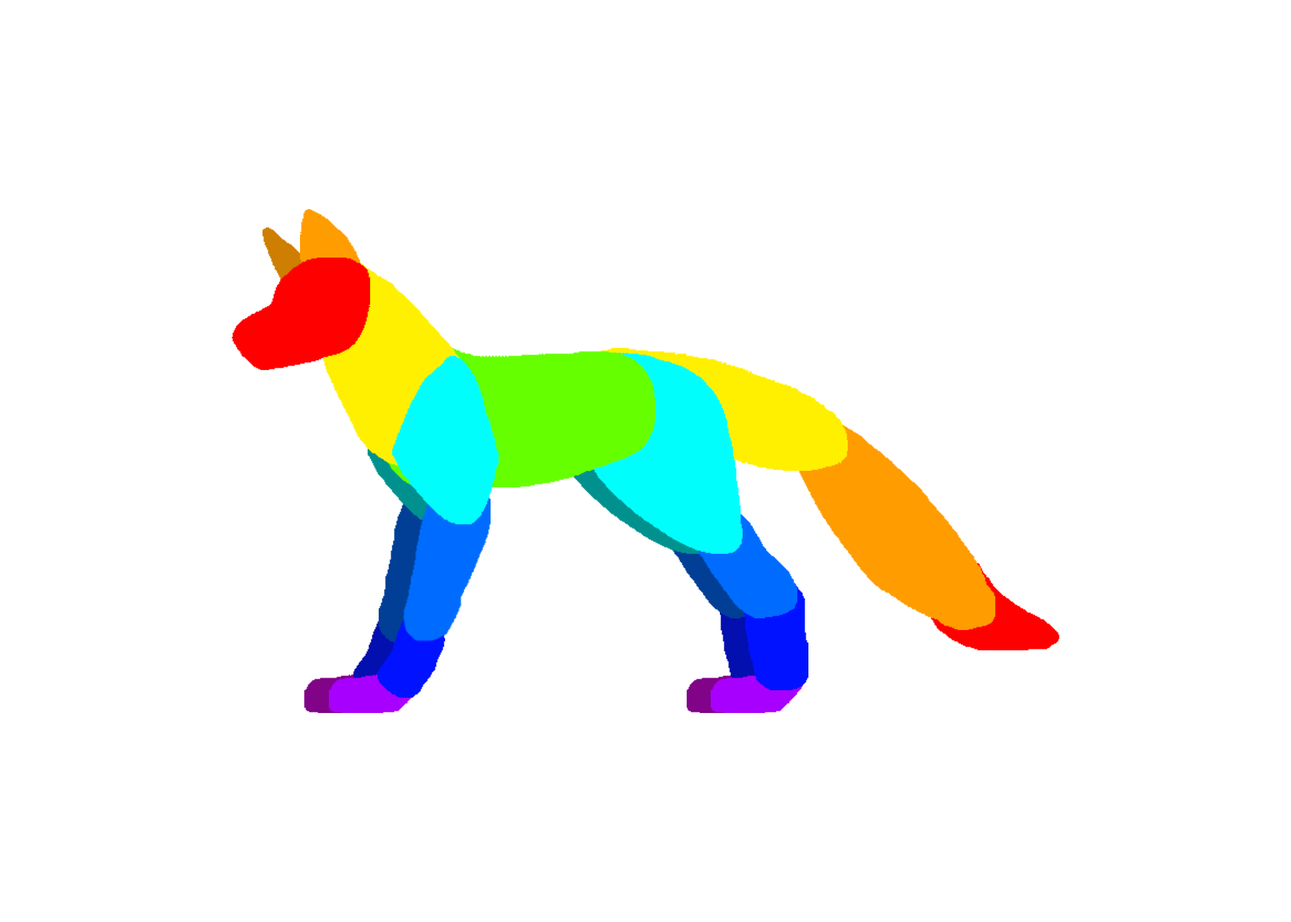
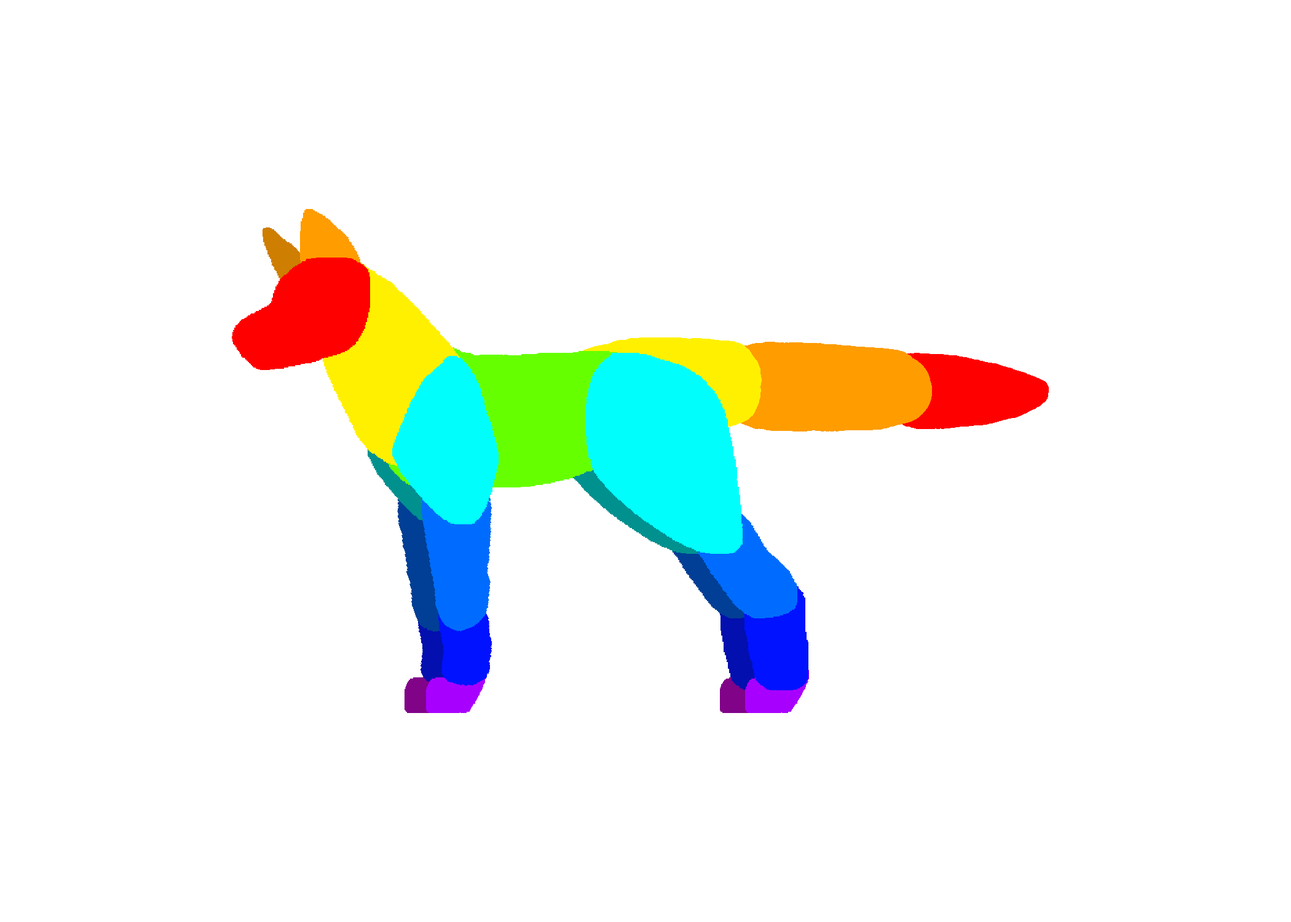
Layers edited between the first and the second 1291px x 922px image:
painted on "Head" over <box>231,257,371,371</box>
painted on "Ear1" over <box>300,209,363,266</box>
painted on "Ear2" over <box>262,227,310,290</box>
painted on "ForeFrontLeg1" over <box>392,356,499,525</box>
painted on "ForeFrontLeg2" over <box>403,474,492,643</box>
painted on "ForeFrontLeg3" over <box>377,596,492,699</box>
painted on "ForeFrontFoot" over <box>329,659,487,714</box>
painted on "Neck" over <box>317,263,477,467</box>
painted on "ForeRearLeg1" over <box>586,353,743,555</box>
painted on "ForeRearLeg2" over <box>692,511,798,619</box>
painted on "ForeRearLeg3" over <box>744,576,809,691</box>
painted on "ForeRearFoot" over <box>710,659,810,714</box>
moved "Body" above "Tail1", painted on it over <box>377,343,656,488</box>
painted on "Tail1" over <box>556,337,849,472</box>
painted on "Tail2" over <box>718,341,996,631</box>
painted on "Tail3" over <box>886,353,1060,651</box>
painted on "BackRearLeg1" over <box>561,353,719,555</box>
painted on "BackRearLeg2" over <box>667,511,774,619</box>
painted on "BackRearLeg3" over <box>720,583,785,691</box>
painted on "BackRearFoot" over <box>686,659,785,714</box>
painted on "BackFrontLeg1" over <box>367,356,475,525</box>
painted on "BackFrontLeg2" over <box>378,462,469,643</box>
painted on "BackFrontLeg3" over <box>353,596,472,699</box>
painted on "BackFrontFoot" over <box>304,659,462,714</box>
